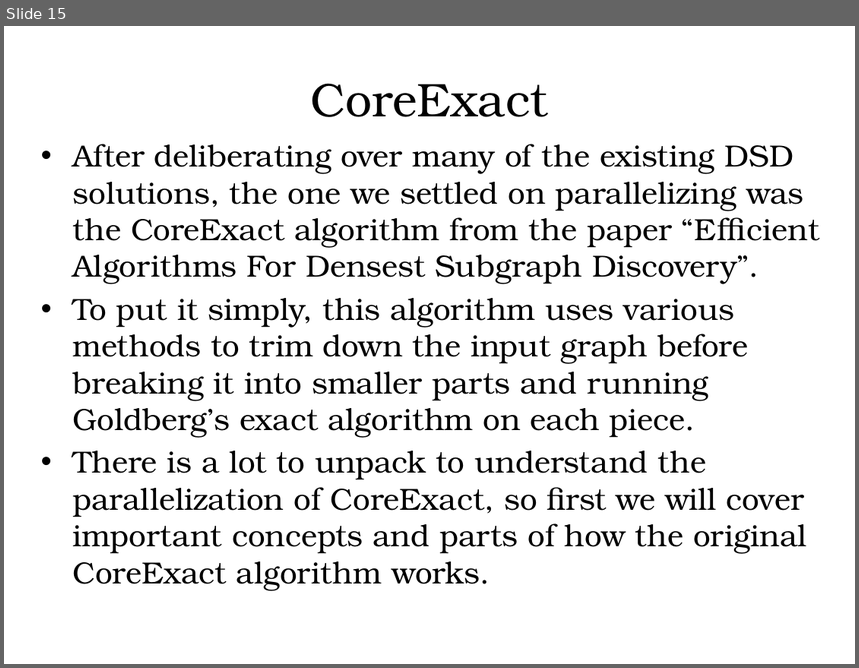
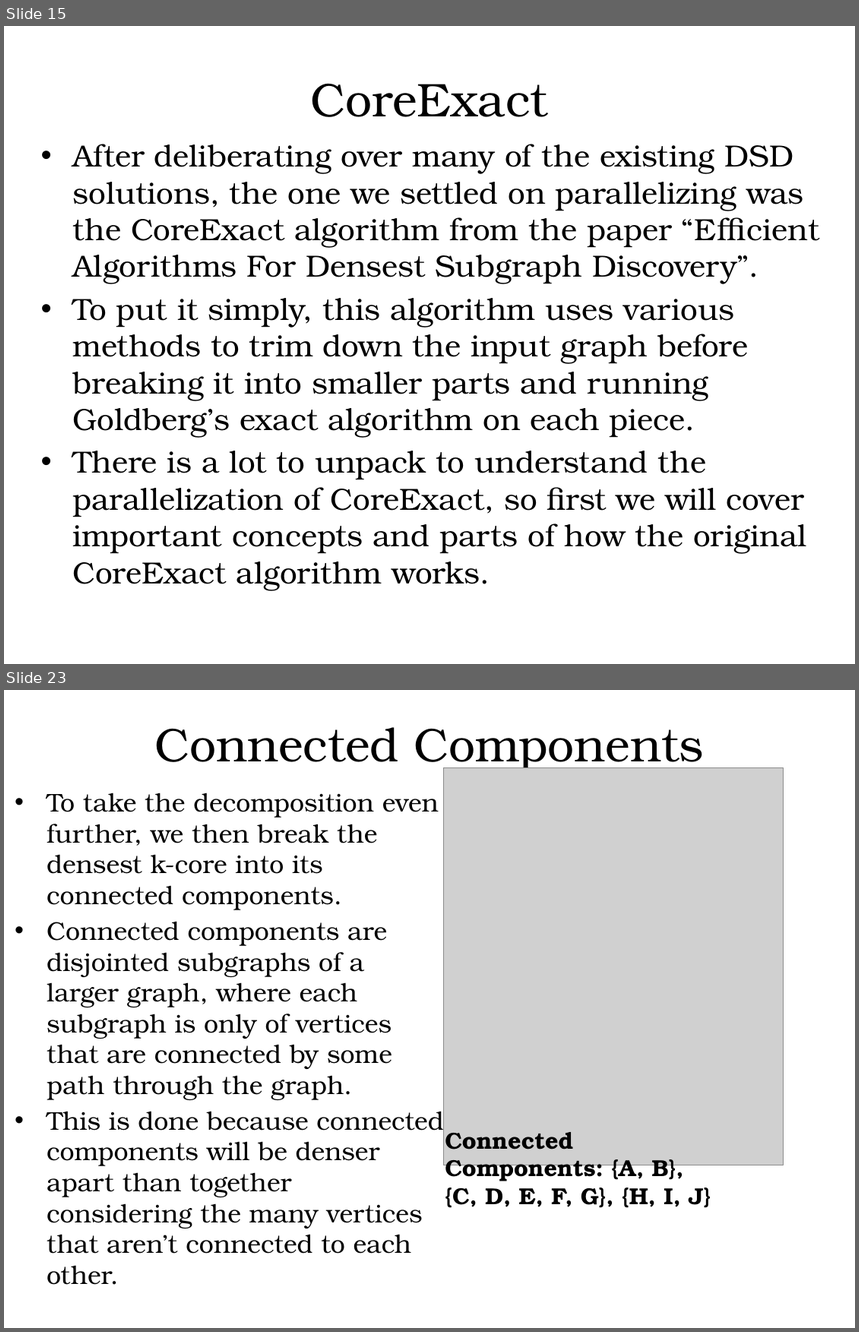
Before and after one commit to hgareau/DensestSubgraphDiscovery, a slide deck: Thesis Defense Presentation.pptx. Shown one above the other, each under a label of ours: slide 15 before the commit, slides 15 and 23 after it; the slides between them are not shown. The pictures are 859x668 and 859x1332 pixels, drawn with LibreOffice and Linux fonts; fonts in the diff are those of the drawing; grey boxes stand for pictures; background and template pictures are left out. Boxes give left, top, right and bottom in pixels: in the first picture for what was removed or moved away, otherwise in the second. Text is boxed around its words. In the diff, an @@ line names an element or a change of style, - is before the commit and + after.

Commit message:
Updated presentation to cover CoreExact.

```diff
--- a/Thesis Defense Presentation.pptx
+++ b/Thesis Defense Presentation.pptx
@@ slide 23 added at (4, 690, 855, 1328), background #FFFFFF @@
@@ text added at (155, 727, 704, 773), 40 pt, text #000000 @@
+Connected Components
@@ picture added at (444, 768, 784, 1166) @@
@@ text added at (47, 793, 443, 1285), 21.7 pt, text #000000 @@
+• To take the decomposition even further, we then break the densest k-core into its connected components.
+• Connected components are disjointed subgraphs of a larger graph, where each subgraph is only of vertices that are connected by some path through the graph.
+• This is done because connected components will be denser apart than together considering the many vertices that aren’t connected to each other.
@@ text added at (445, 1132, 711, 1208), 19.6 pt, text #000000, bold @@
+Connected Components: {A, B}, {C, D, E, F, G}, {H, I, J}
```
Also in this commit, not shown: 3 slides changed, 15 other slides added, 2 other files.
